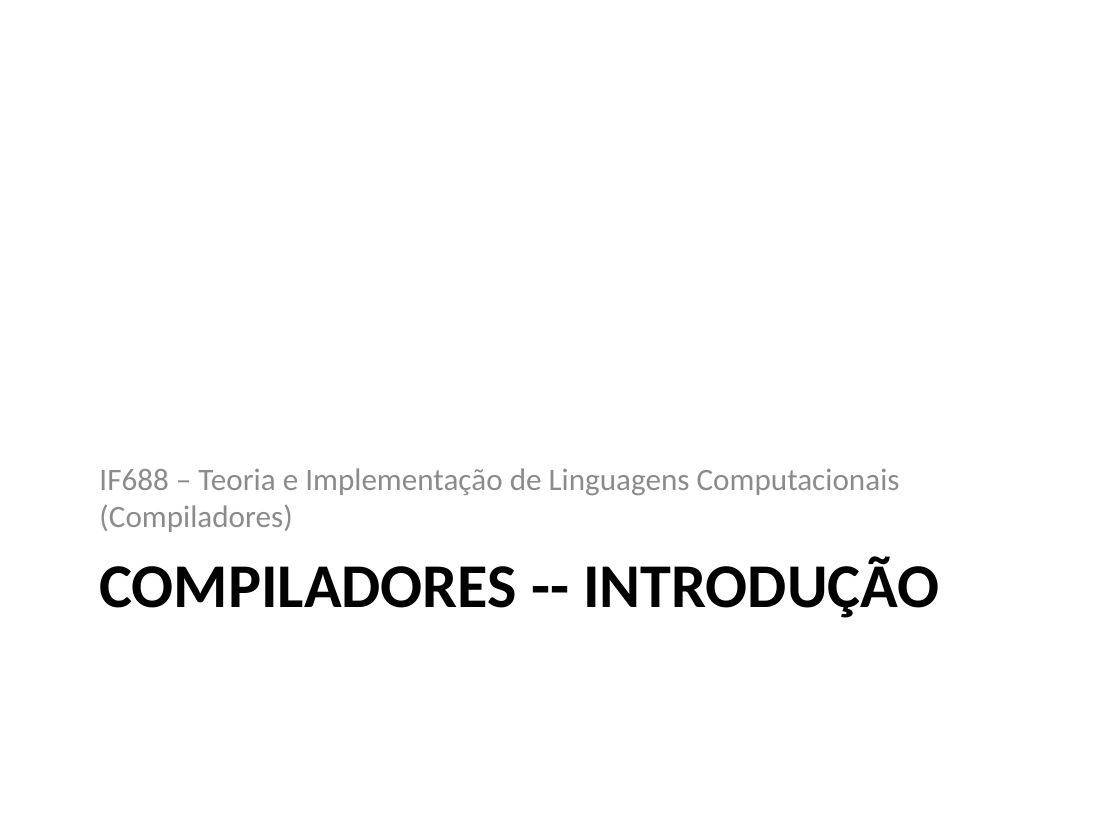
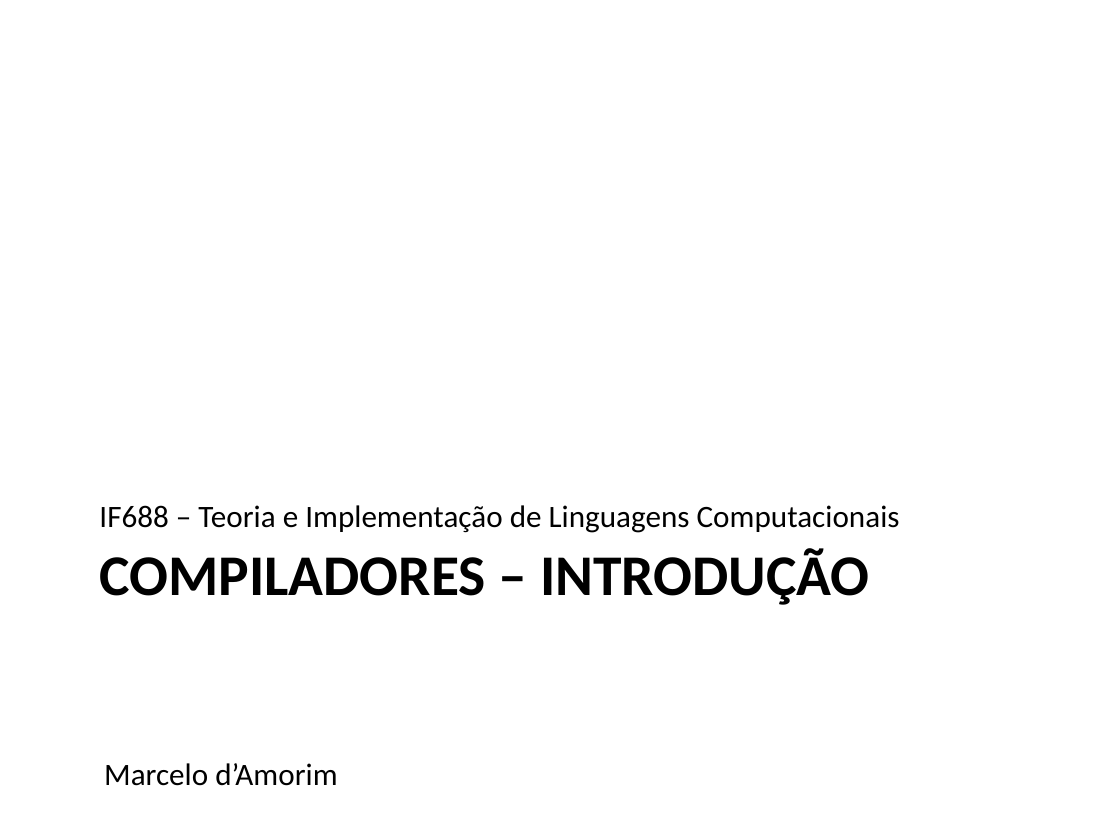
Before and after one commit to damorim/compilers-cin, a slide deck: slide 1 of slides-aulas/intro.pptx. Drawn at 1120x840 pixels with LibreOffice and Linux fonts; fonts in the diff are those of the drawing. Boxes give left, top, right and bottom in pixels: in the first picture for what was removed or moved away, otherwise in the second. Text is boxed around its words. In the diff, an @@ line names an element or a change of style, - is before the commit and + after.

```diff
--- a/slides-aulas/intro.pptx
+++ b/slides-aulas/intro.pptx
@@ text at box(99, 505, 900, 533): text changed; text colour #8B8B8B to #000000 @@
-IF688 – Teoria e Implementação de Linguagens Computacionais (Compiladores)
+IF688 – Teoria e Implementação de Linguagens Computacionais
@@ text at box(99, 548, 869, 605): text changed; size 40 to 37 pt @@
-COMPILADORES -- INTRODUÇÃO
+COMPILADORES – INTRODUÇÃO
@@ text added at box(104, 763, 337, 786), 20 pt, text #000000 @@
+Marcelo d’Amorim
```
Also in this commit, not shown: 2 other slides changed.
